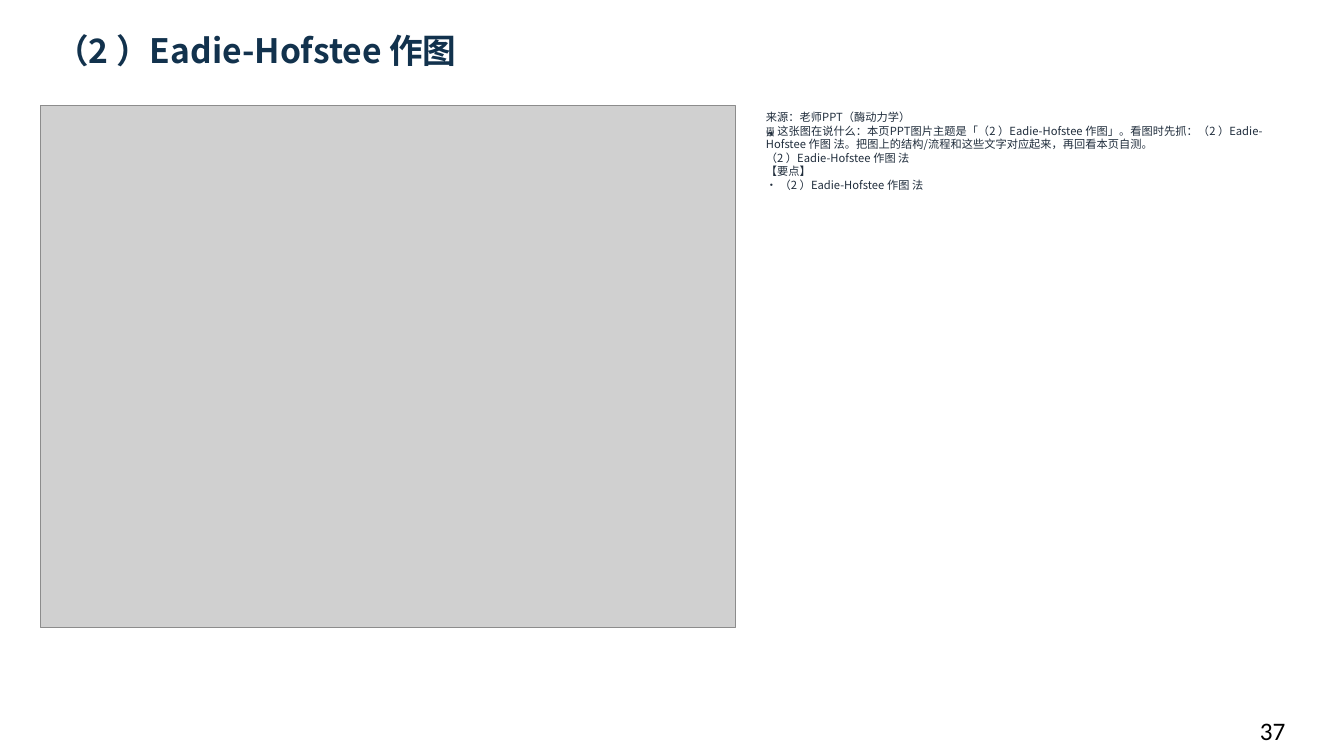
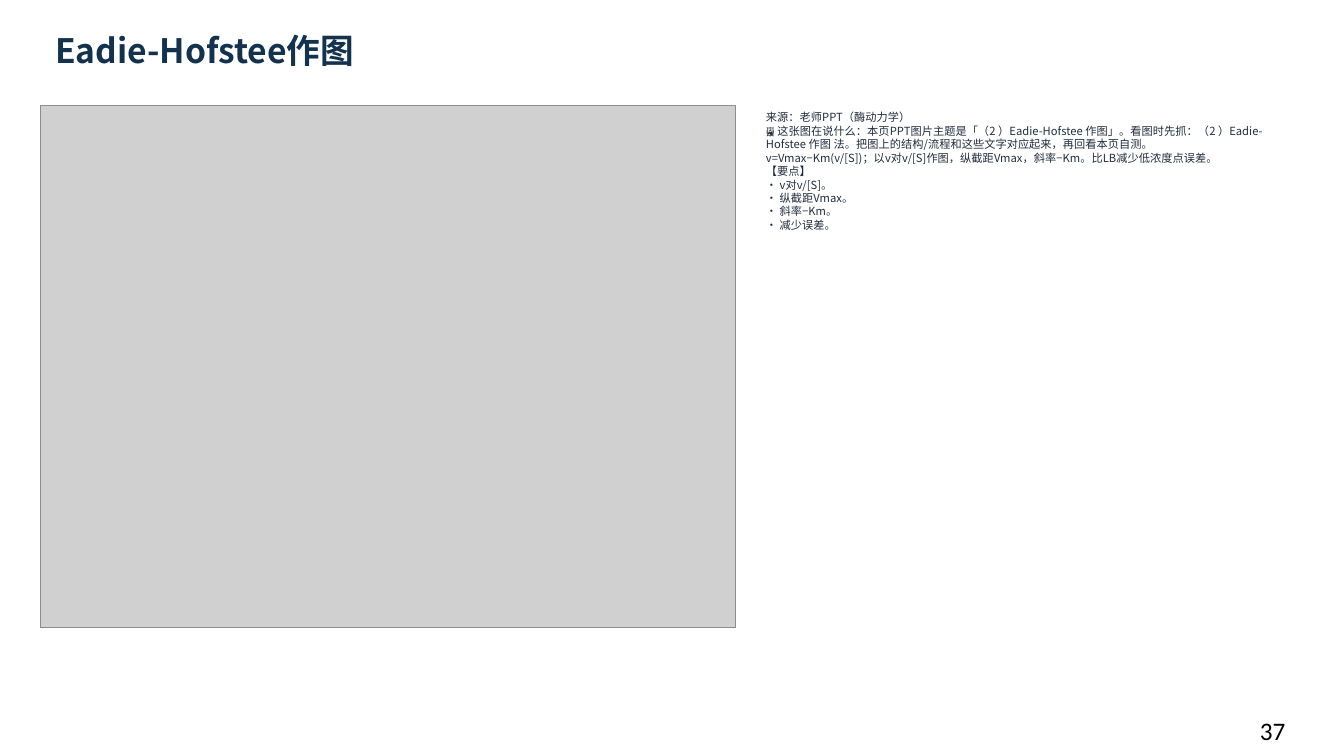
Before and after one commit to newkan-li/Biochemistry, a slide deck: slide 37 of downloads/bc07-ai-style.pptx. Drawn at 1344x756 pixels with LibreOffice and Linux fonts; fonts in the diff are those of the drawing; grey boxes stand for pictures. Boxes give left, top, right and bottom in pixels: in the first picture for what was removed or moved away, otherwise in the second. Text is boxed around its words. In the diff, an @@ line names an element or a change of style, - is before the commit and + after.

```diff
--- a/downloads/bc07-ai-style.pptx
+++ b/downloads/bc07-ai-style.pptx
@@ text at <box>55,34,354,66</box>: text changed @@
-（2 ）Eadie-Hofstee 作图
+Eadie-Hofstee作图
@@ text at <box>766,111,1263,230</box>: text changed @@
-来源：老师PPT（酶动力学）
-🖼 这张图在说什么：本页PPT图片主题是「（2 ）Eadie-Hofstee 作图」。看图时先抓：（2 ）Eadie-Hofstee 作图 法。把图上的结构/流程和这些文字对应起来，再回看本页自测。
-（2 ）Eadie-Hofstee 作图 法
-【要点】
-• （2 ）Eadie-Hofstee 作图 法
+来源：老师PPT（酶动力学）
+🖼 这张图在说什么：本页PPT图片主题是「（2 ）Eadie-Hofstee 作图」。看图时先抓：（2 ）Eadie-Hofstee 作图 法。把图上的结构/流程和这些文字对应起来，再回看本页自测。
+v=Vmax−Km(v/[S])；以v对v/[S]作图，纵截距Vmax，斜率−Km。比LB减少低浓度点误差。
+【要点】
+• v对v/[S]。
+• 纵截距Vmax。
+• 斜率−Km。
+• 减少误差。
```
Also in this commit, not shown: 24 other slides changed, 12 slides added, 10 other files.
